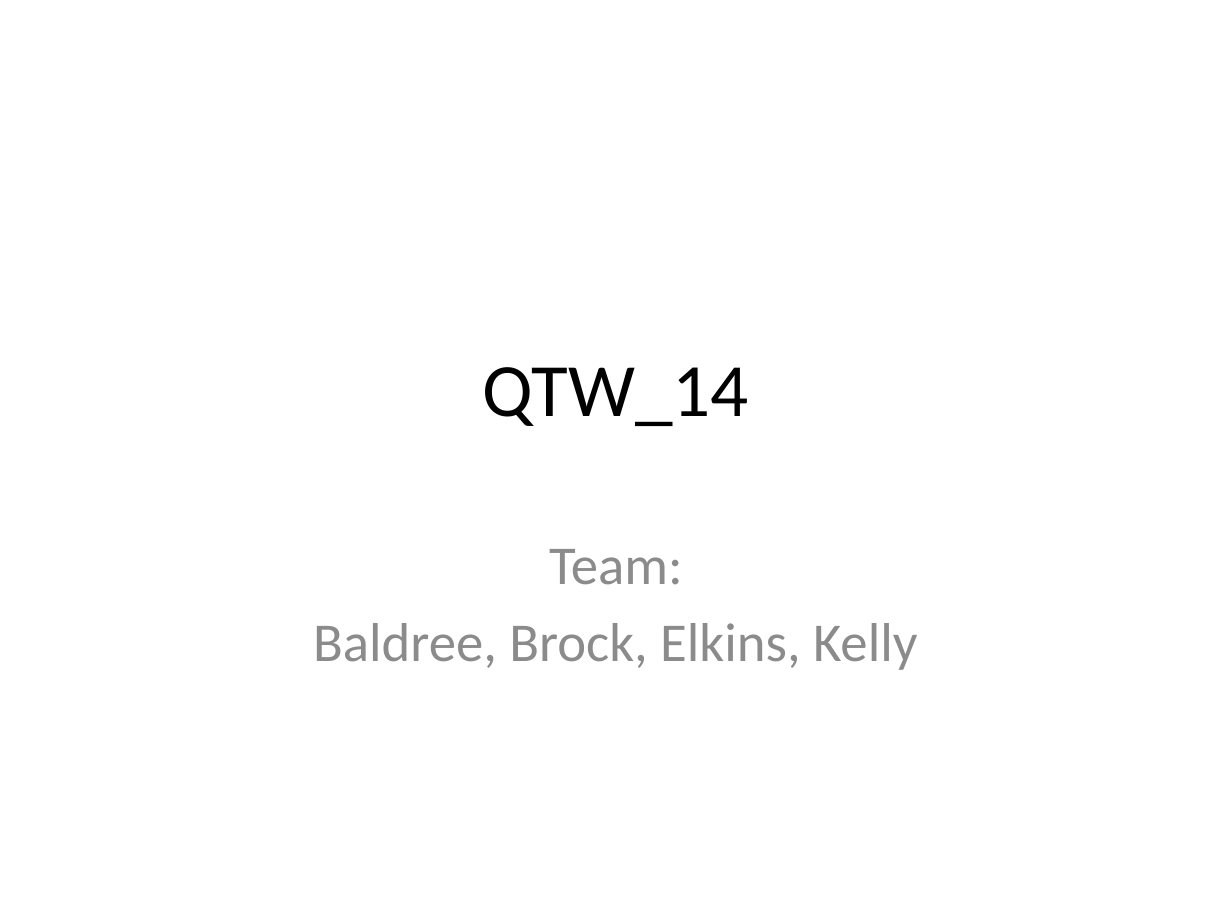
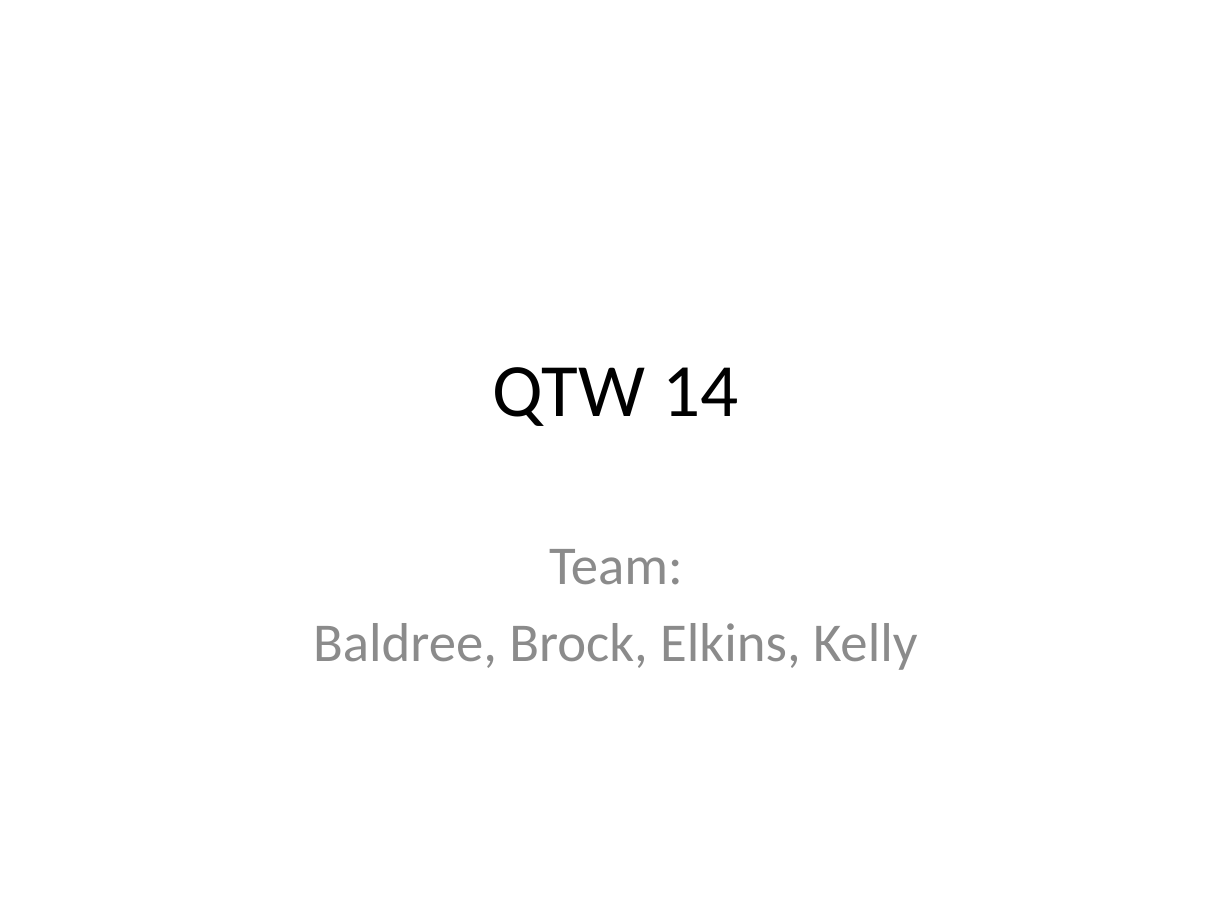
Before and after one commit to elkinst65/QTW_14, a slide deck: slide 1 of graphLab_Create/QTW_14.pptx. Drawn at 1232x924 pixels with LibreOffice and Linux fonts; fonts in the diff are those of the drawing. Boxes give left, top, right and bottom in pixels: in the first picture for what was removed or moved away, otherwise in the second. Text is boxed around its words. In the diff, an @@ line names an element or a change of style, - is before the commit and + after.

Commit message:
update
update

```diff
--- a/graphLab_Create/QTW_14.pptx
+++ b/graphLab_Create/QTW_14.pptx
@@ title at [493,367,738,426]: text changed @@
-QTW_14
+QTW 14
```
Also in this commit, not shown: 2 slides added.
